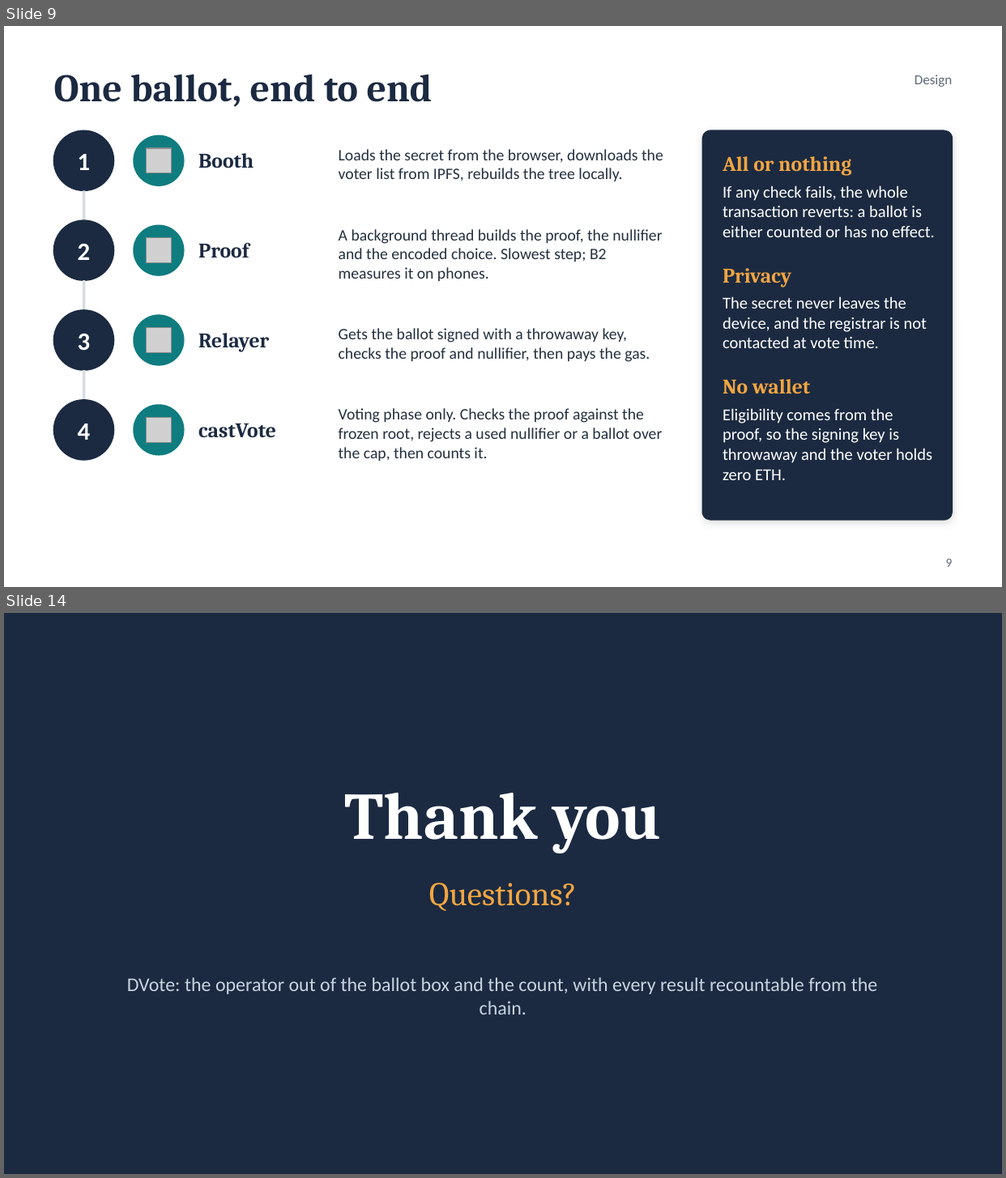
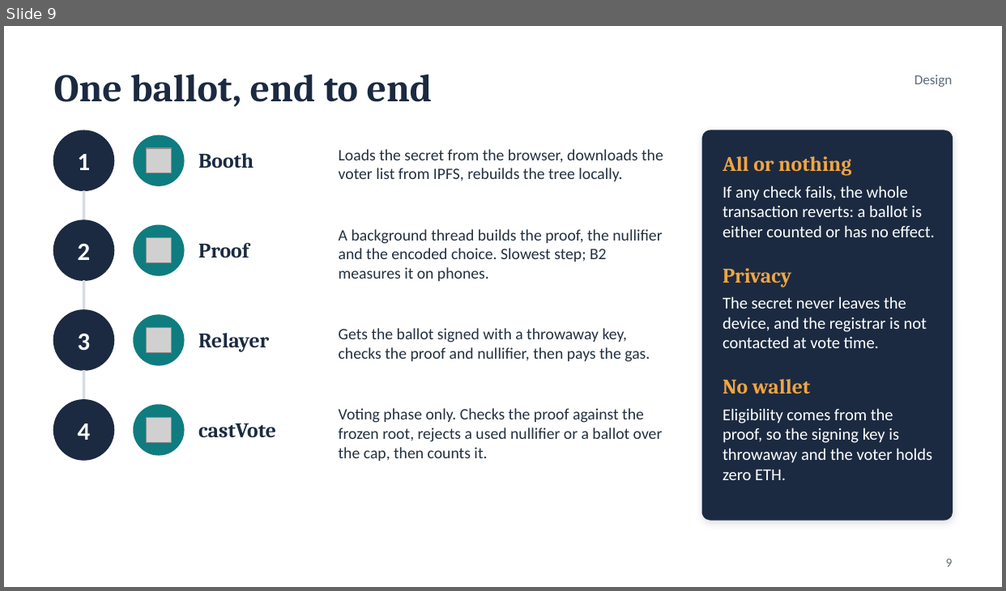
Before and after one commit to Chaitanya-Keyal/decentralized-voting-system, a slide deck: reports/eval1-slides.pptx. Shown one above the other, each under a label of ours: slides 9 and 14 before the commit, slide 9 after it; the slides between them are not shown. The pictures are 1006x1178 and 1006x591 pixels, drawn with LibreOffice and Linux fonts; fonts in the diff are those of the drawing; grey boxes stand for pictures. Boxes give left, top, right and bottom in pixels: in the first picture for what was removed or moved away, otherwise in the second. Text is boxed around its words. In the diff, an @@ line names an element or a change of style, - is before the commit and + after.

```diff
--- a/reports/eval1-slides.pptx
+++ b/reports/eval1-slides.pptx
@@ slide 14 removed at [4,613,1002,1174], background #1B2A41 @@
@@ text removed at [345,793,661,854] @@
-Thank you
@@ text removed at [429,883,577,911] @@
-Questions?
@@ text removed at [127,977,878,1015] @@
-DVote: the operator out of the ballot box and the count, with every result recountable from the chain.
```
Also in this commit, not shown: 6 slides changed, 1 slide added, 1 other file.
